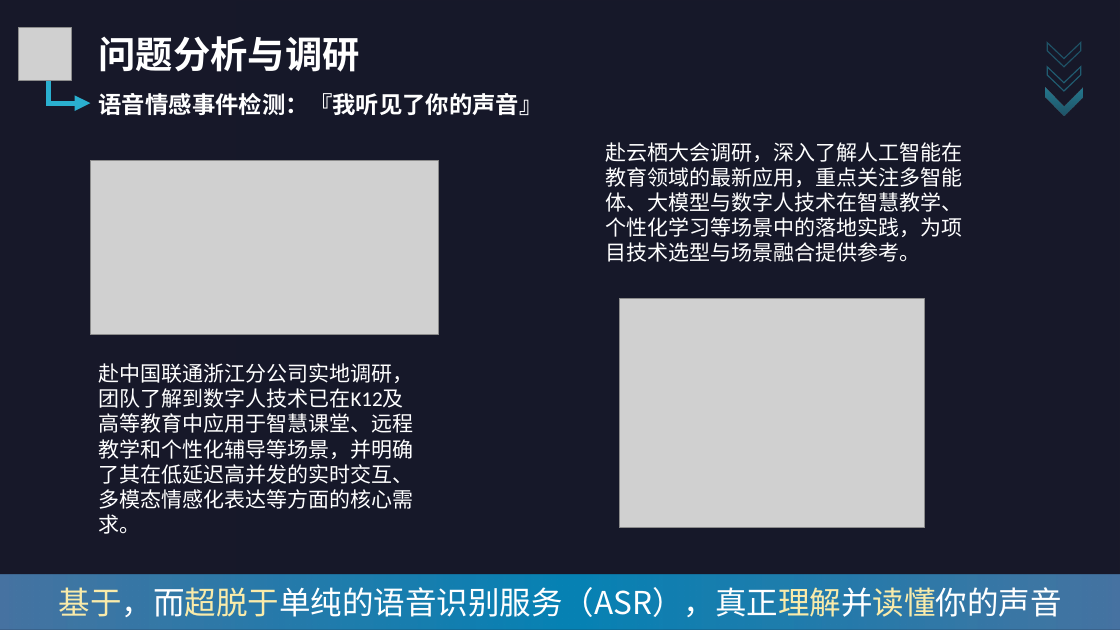
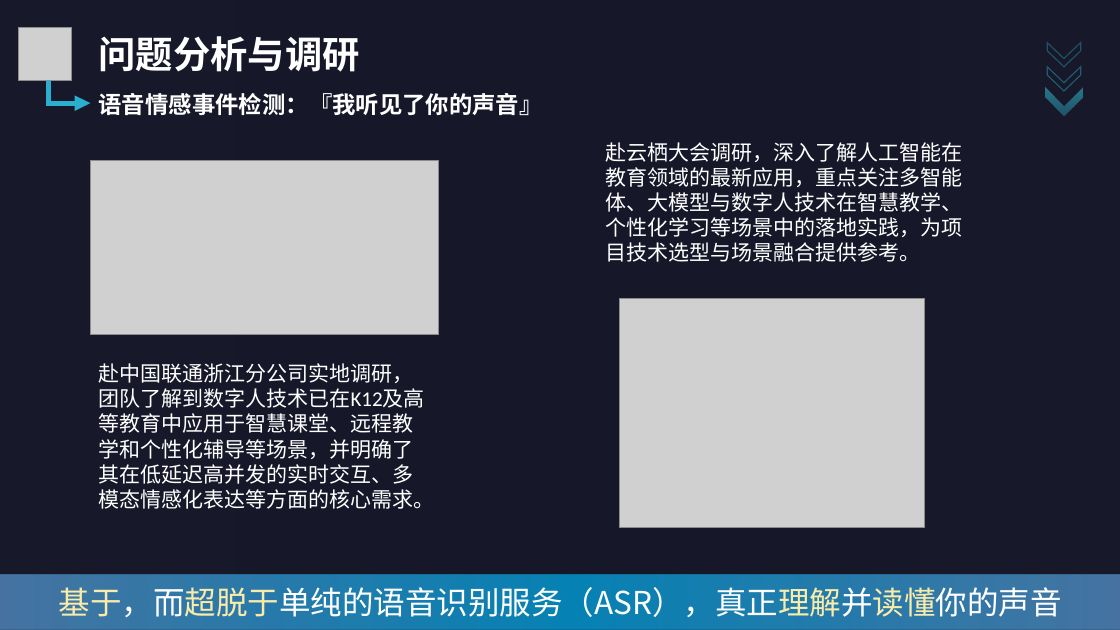
Before and after one commit to C32-SoundTech/SoundTech, a slide deck: slide 2 of 作品提交材料/S5.团队完成过程/团队完成过程.pptx. Drawn at 1120x630 pixels with LibreOffice and Linux fonts; fonts in the diff are those of the drawing; grey boxes stand for pictures; background and template pictures are left out; a plain dark background stands for a picture behind light text. Boxes give left, top, right and bottom in pixels: in the first picture for what was removed or moved away, otherwise in the second. Text is boxed around its words. In the diff, an @@ line names an element or a change of style, - is before the commit and + after.

Commit message:
docs: 更新S5.团队完成过程演示文稿，加入原型演示部分的内容与图片

```diff
--- a/作品提交材料/S5.团队完成过程/团队完成过程.pptx
+++ b/作品提交材料/S5.团队完成过程/团队完成过程.pptx
@@ text "赴中国联通浙江分公司实地调研，团队了解到数字人技术已在K12及高等教育中应用于智慧课堂、远程教学和个性化辅导等场景，并明 ..." rewrapped from <box>99,363,414,534</box> to <box>99,363,435,509</box> @@
```
Also in this commit, not shown: 3 other slides changed.
